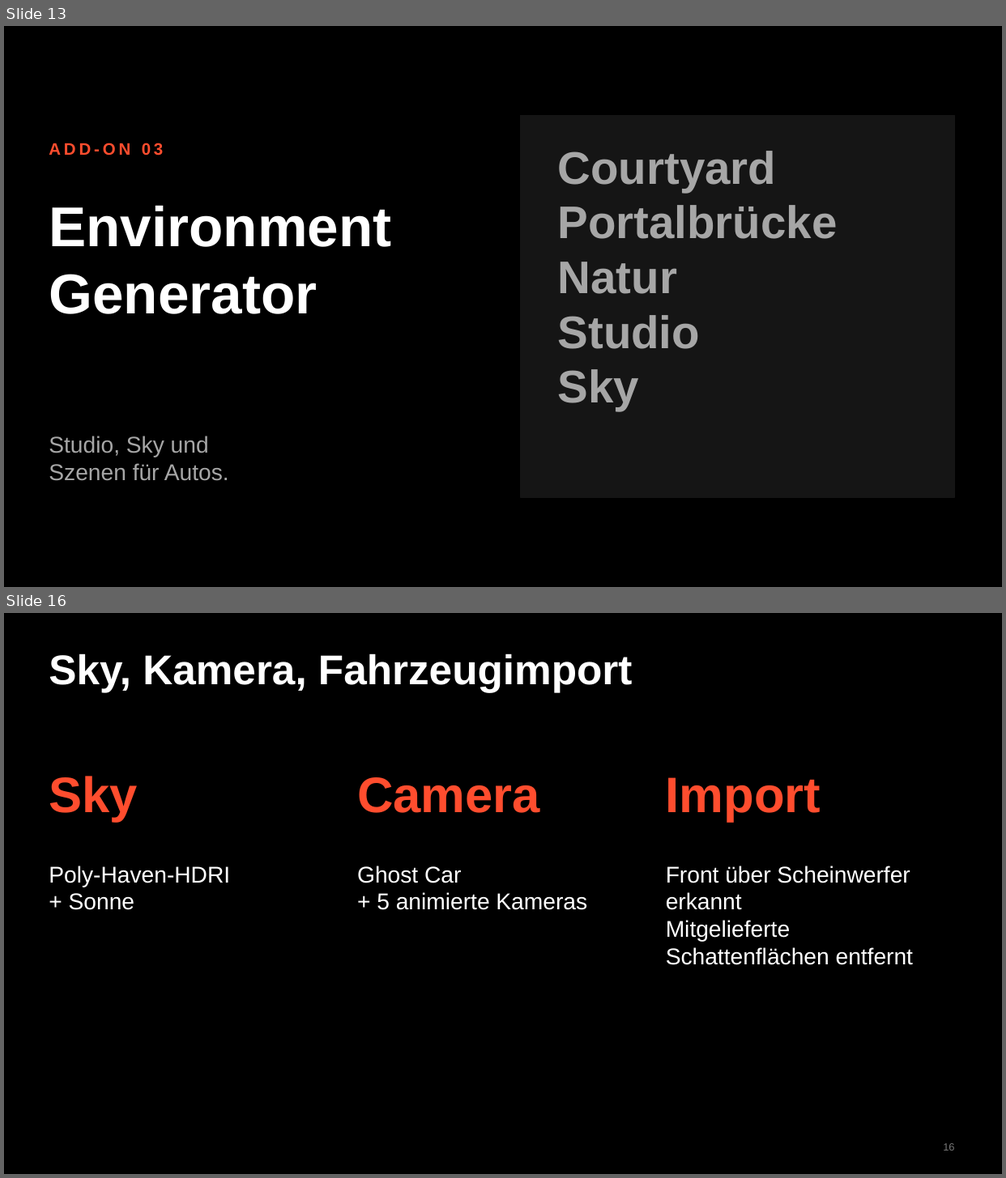
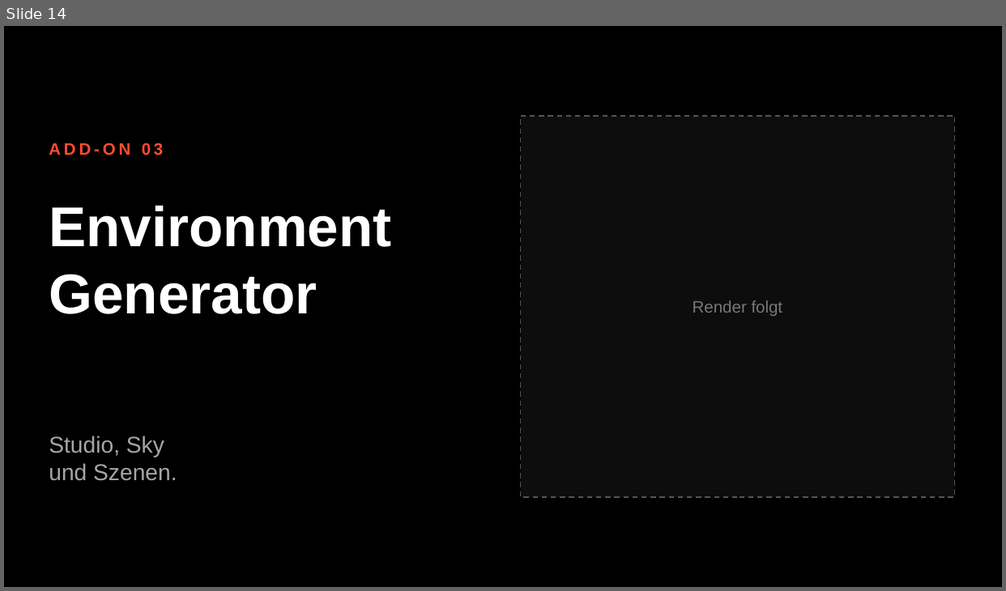
Before and after one commit to 5jn2zm8msr-ship-it/Test01, a slide deck: praesentation/Felgen_Add-ons.pptx. Shown one above the other, each under a label of ours: slides 13 and 16 before the commit, slide 14 after it; the slides between them are not shown. The pictures are 1006x1178 and 1006x591 pixels, drawn with LibreOffice and Linux fonts; fonts in the diff are those of the drawing. Boxes give left, top, right and bottom in pixels: in the first picture for what was removed or moved away, otherwise in the second. Text is boxed around its words. In the diff, an @@ line names an element or a change of style, - is before the commit and + after.

```diff
--- a/praesentation/Felgen_Add-ons.pptx
+++ b/praesentation/Felgen_Add-ons.pptx
@@ slide 16 removed at (4,613,1002,1174), background #000000 @@
@@ title removed at (49,653,632,692) @@
-Sky, Kamera, Fahrzeugimport
@@ text removed at (49,776,138,822) @@
-Sky
@@ text removed at (357,777,540,813) @@
-Camera
@@ text removed at (666,777,820,822) @@
-Import
@@ text removed at (49,866,230,910) @@
-Poly-Haven-HDRI
-+ Sonne
@@ text removed at (357,866,587,910) @@
-Ghost Car
-+ 5 animierte Kameras
@@ text removed at (666,866,913,965) @@
-Front über Scheinwerfer erkannt
-Mitgelieferte Schattenflächen entfernt
@@ page number removed at (943,1144,954,1151) @@
-16
@@ what was slide 13 is now slide 14 @@
@@ slide 14 changed as well @@
@@ rectangle at (521,116,955,497): fill #151515 to #0D0D0D; outline #151515 1 pt to #555555 1.25 pt dashed @@
@@ text "Render folgt" at (692,301,783,316): vertical alignment top to middle @@
@@ text at (692,301,783,316): text changed; size 44 to 16 pt; text colour #A6A6A6 to #777777; bold off @@
-Courtyard
-Portalbrücke
-Natur
-Studio
-Sky
+Render folgt
@@ text at (49,436,177,481): text changed @@
-Studio, Sky und
-Szenen für Autos.
+Studio, Sky
+und Szenen.
```
Also in this commit, not shown: 5 other slides changed, 10 slides added, 9 other slides removed, 1 other file.
